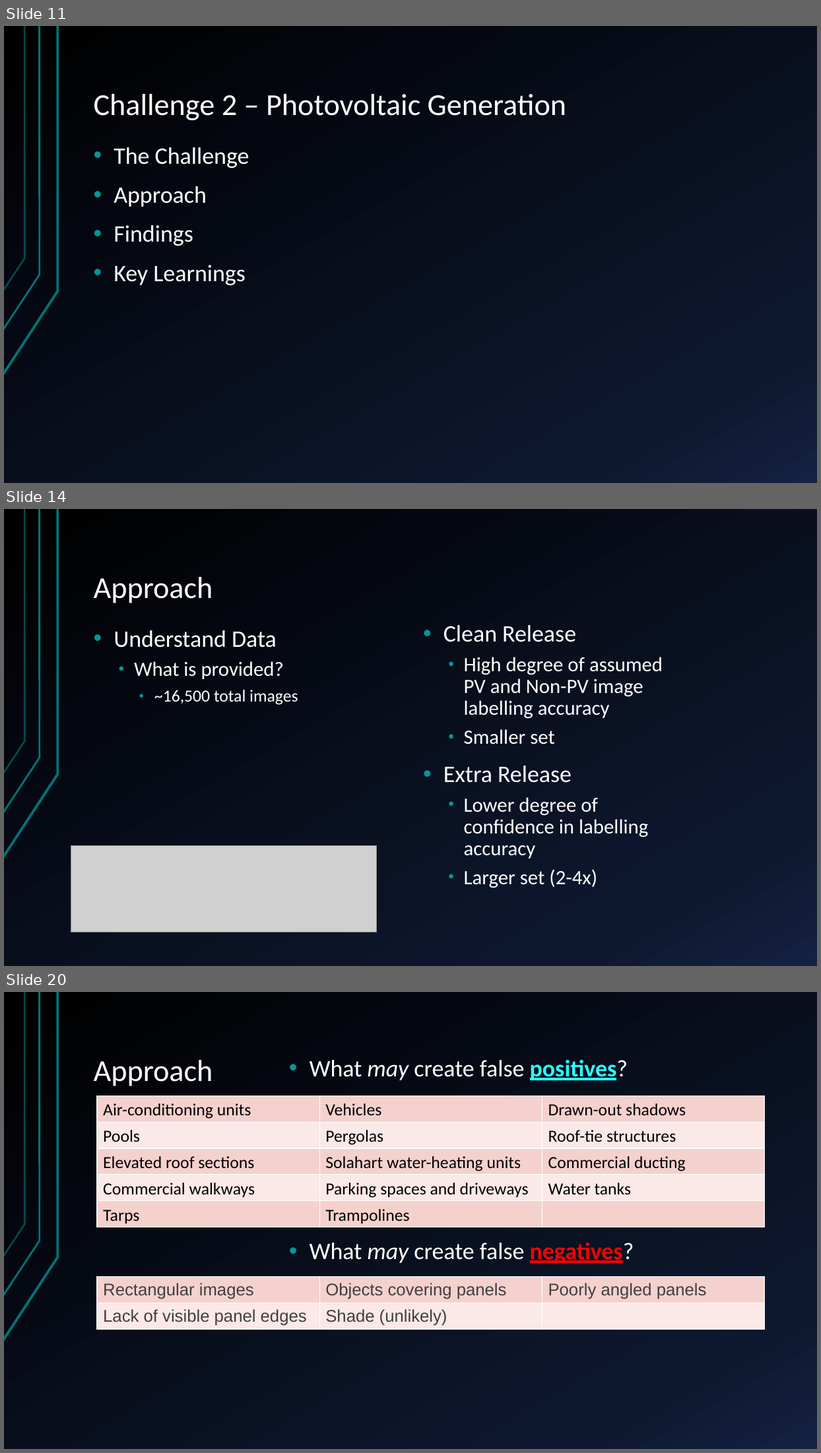
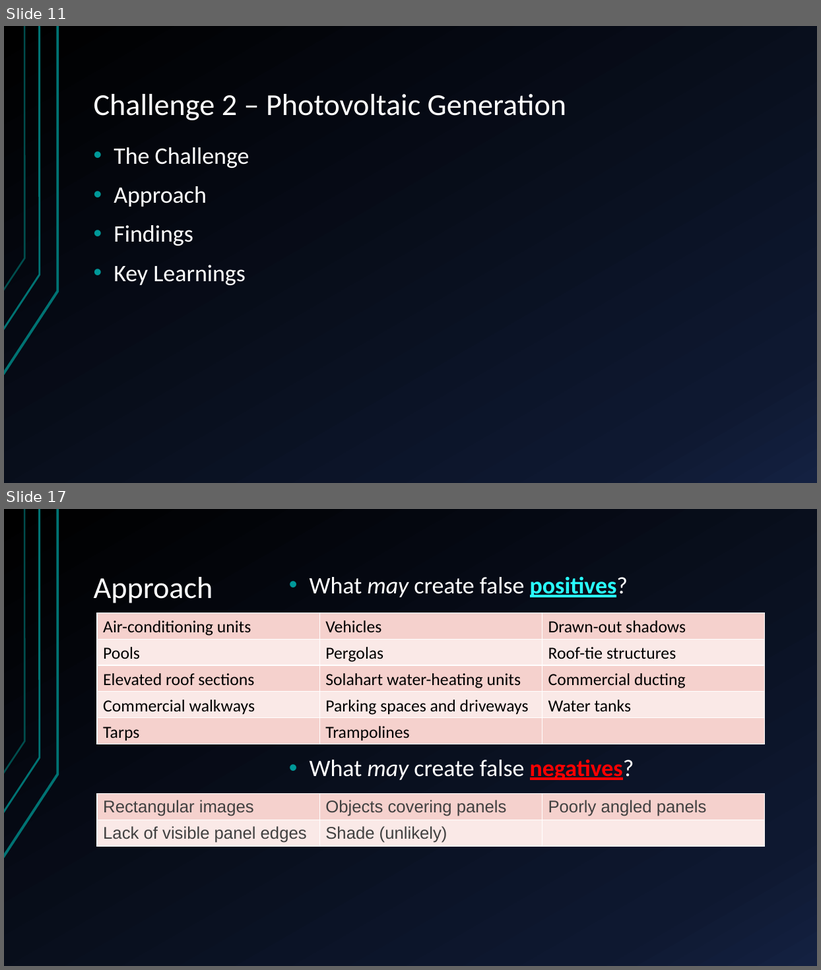
Before and after one commit to sofiary/teamunicornn, a slide deck: Western Power Hack-a-Gig Presentation.pptx. Shown one above the other, each under a label of ours: slides 11, 14 and 20 before the commit, slides 11 and 17 after it; the slides between them are not shown. The pictures are 821x1453 and 821x970 pixels, drawn with LibreOffice and Linux fonts; fonts in the diff are those of the drawing; grey boxes stand for pictures. Boxes give left, top, right and bottom in pixels: in the first picture for what was removed or moved away, otherwise in the second. Text is boxed around its words. In the diff, an @@ line names an element or a change of style, - is before the commit and + after.

```diff
--- a/Western Power Hack-a-Gig Presentation.pptx
+++ b/Western Power Hack-a-Gig Presentation.pptx
@@ slide 14 removed at box(4, 509, 817, 966), background gradient #000000 to #0F1931 to #142242; not listed: 3 template elements that a slide beside it also shows @@
@@ title removed at box(94, 577, 213, 603) @@
-Approach
@@ text removed at box(444, 625, 663, 889) @@
-• Clean Release
-  • High degree of assumed PV and Non-PV image labelling accuracy
-  • Smaller set
-• Extra Release
-  • Lower degree of confidence in labelling accuracy
-  • Larger set (2-4x)
@@ text removed at box(114, 630, 298, 705) @@
-• Understand Data
-  • What is provided?
-    • ~16,500 total images
@@ picture removed at box(71, 846, 378, 933) @@
@@ what was slide 20 is now slide 17 @@
```
Also in this commit, not shown: 7 slides changed, 5 slides added, 2 other slides removed.
